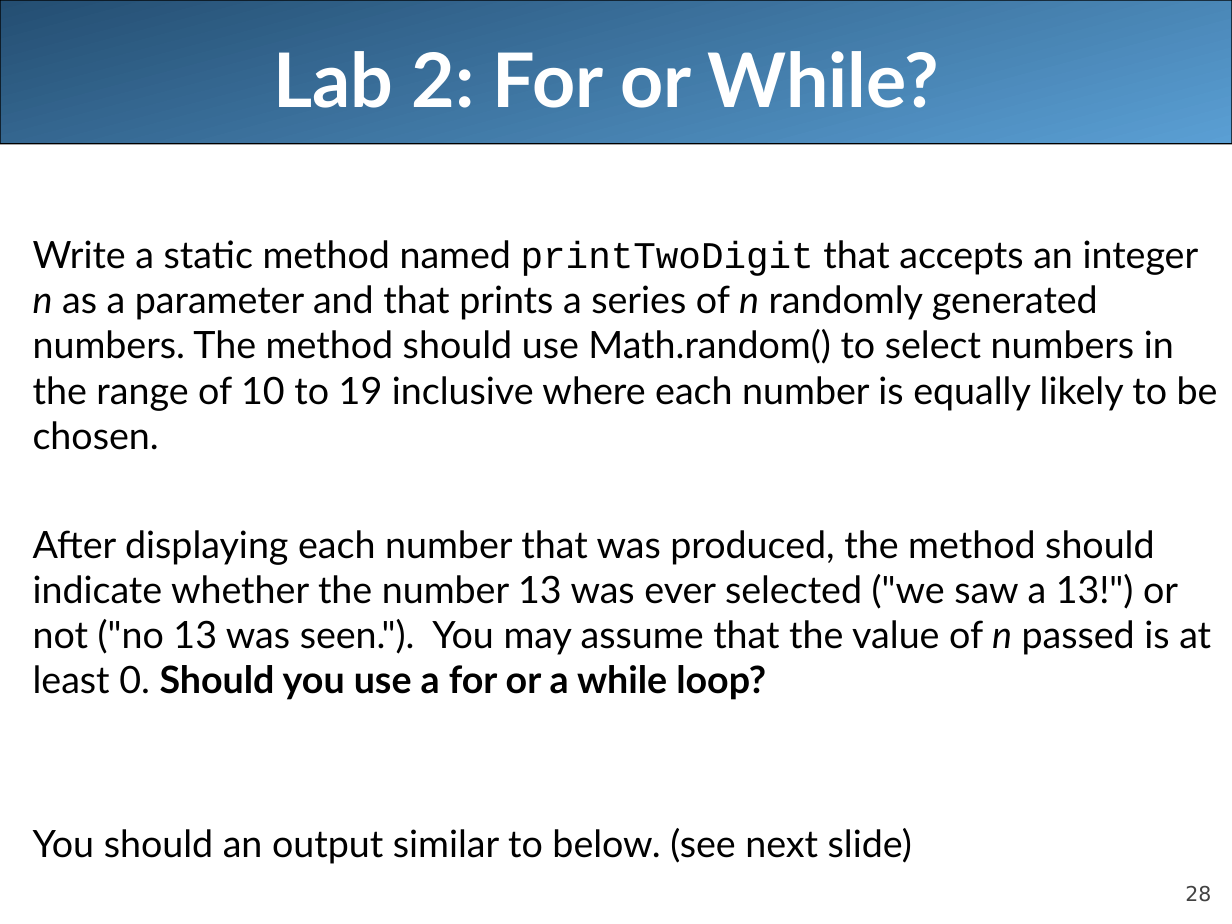
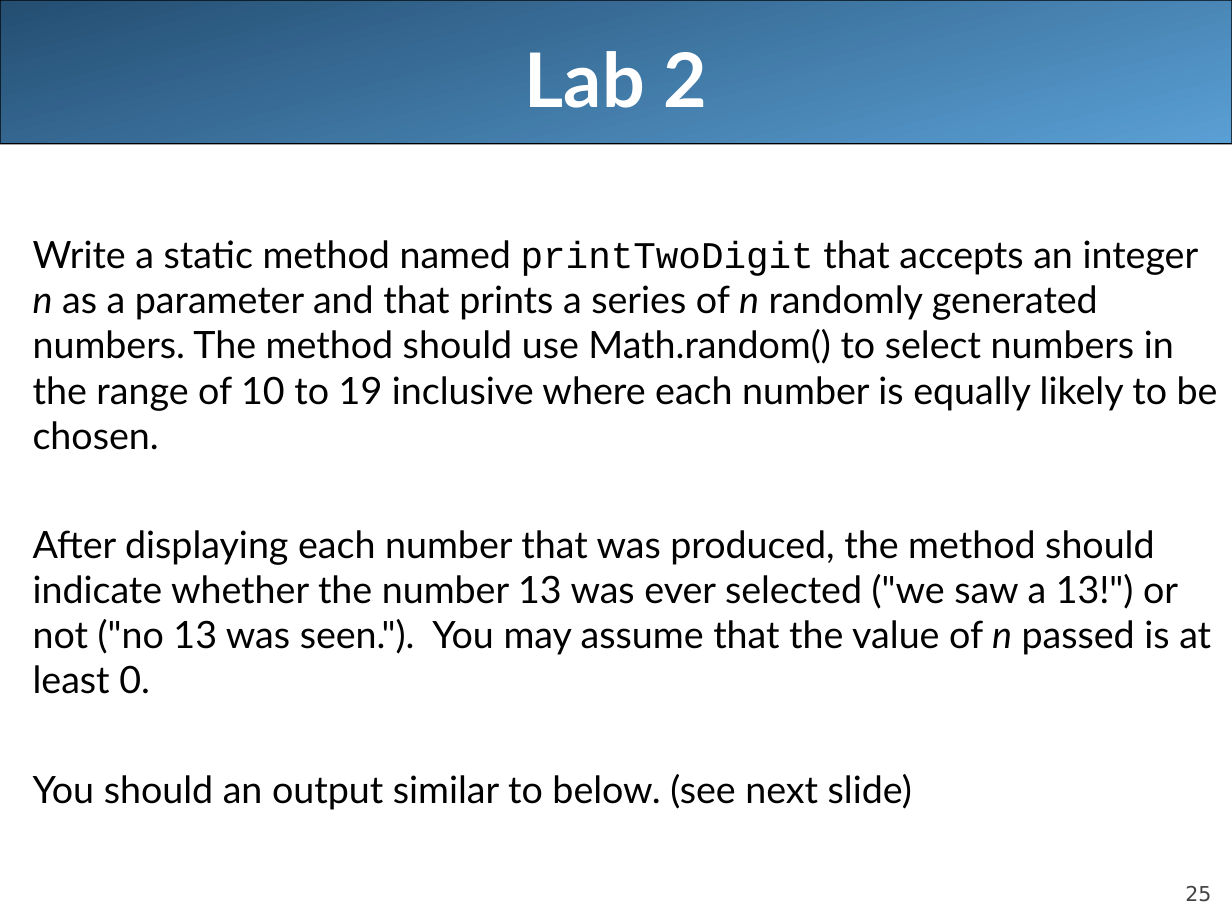
Before and after one commit to LongBaoNguyen/longbaonguyen.github.io, a slide deck: slide 25 of courses/apcsa/lecture11.ppt (slide 28 before the commit). Drawn at 1232x924 pixels with LibreOffice and Linux fonts; fonts in the diff are those of the drawing. Boxes give left, top, right and bottom in pixels: in the first picture for what was removed or moved away, otherwise in the second. Text is boxed around its words. In the diff, an @@ line names an element or a change of style, - is before the commit and + after.

```diff
--- a/courses/apcsa/lecture11.ppt
+++ b/courses/apcsa/lecture11.ppt
@@ title at (x1=525, y1=51, x2=707, y2=108): text changed @@
-Lab 2: For or While?
+Lab 2
@@ text at (x1=33, y1=530, x2=1211, y2=694): text changed @@
-After displaying each number that was produced, the method should indicate whether the number 13 was ever selected ("we saw a 13!") or not ("no 13 was seen."). You may assume that the value of n passed is at least 0. Should you use a for or a while loop?
+After displaying each number that was produced, the method should indicate whether the number 13 was ever selected ("we saw a 13!") or not ("no 13 was seen."). You may assume that the value of n passed is at least 0.
@@ page number at (x1=1185, y1=886, x2=1211, y2=902): text changed @@
-28
+25
```
Also in this commit, not shown: 3 other slides changed, 3 slides removed, 2 other files.
